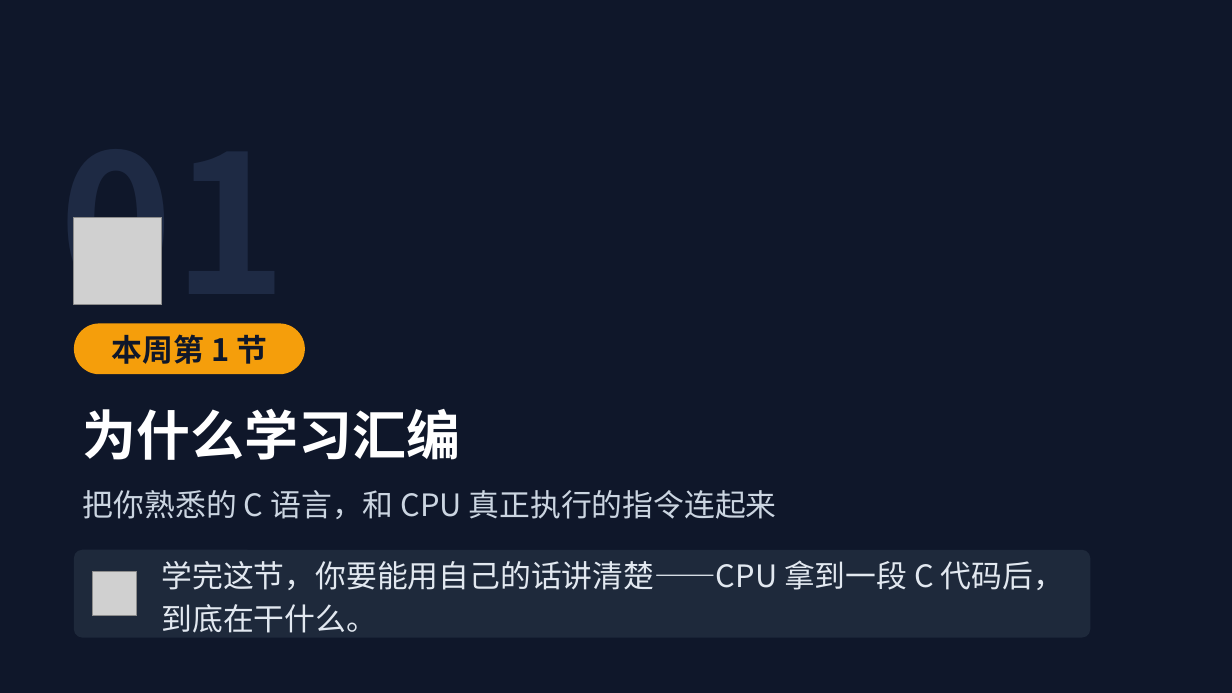
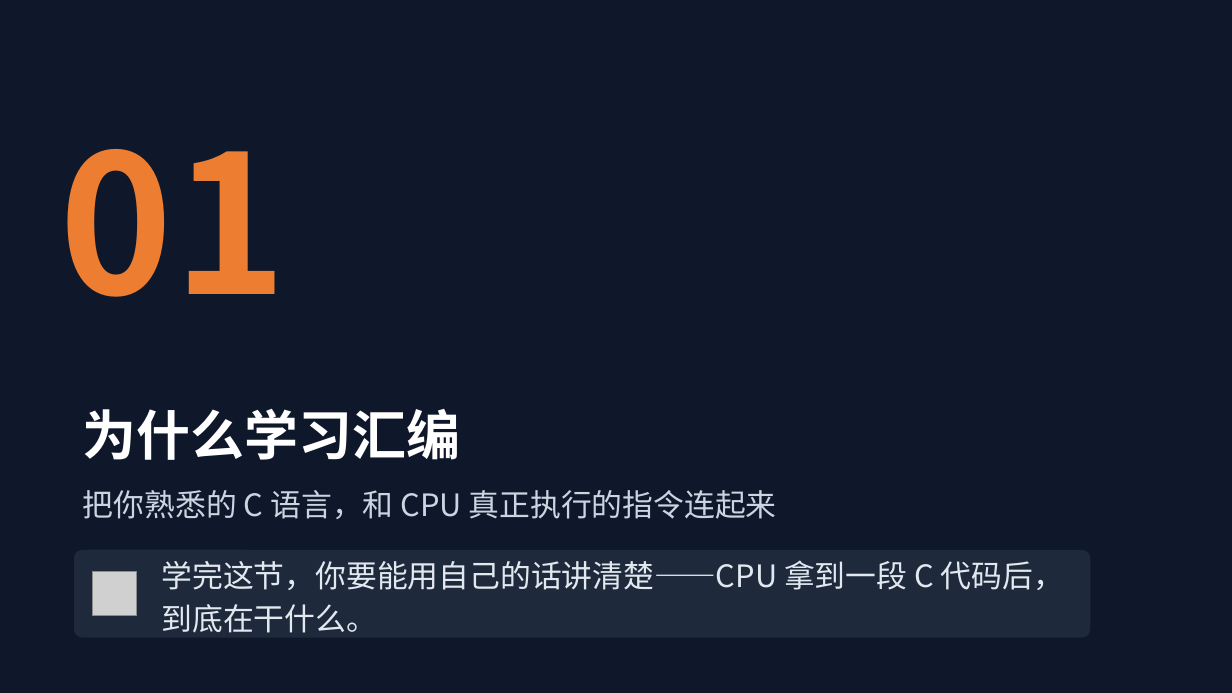
Before and after one commit to cxi218447-byte/miniOS, a slide deck: slide 4 of docs/week01/week01_qemu_hello_course.pptx. Drawn at 1232x693 pixels with LibreOffice and Linux fonts; fonts in the diff are those of the drawing; grey boxes stand for pictures. Boxes give left, top, right and bottom in pixels: in the first picture for what was removed or moved away, otherwise in the second. Text is boxed around its words. In the diff, an @@ line names an element or a change of style, - is before the commit and + after.

```diff
--- a/docs/week01/week01_qemu_hello_course.pptx
+++ b/docs/week01/week01_qemu_hello_course.pptx
@@ text "01" at bbox=[60, 149, 287, 297]: text colour #1E2A44 to #ED7D31 @@
@@ picture removed at bbox=[74, 217, 162, 305] @@
@@ rounded rectangle removed at bbox=[74, 323, 305, 374] @@
@@ text removed at bbox=[112, 334, 267, 364] @@
-本周第 1 节
```
Also in this commit, not shown: 32 other slides changed, 5 slides added, 2 slides removed, 16 other files.
